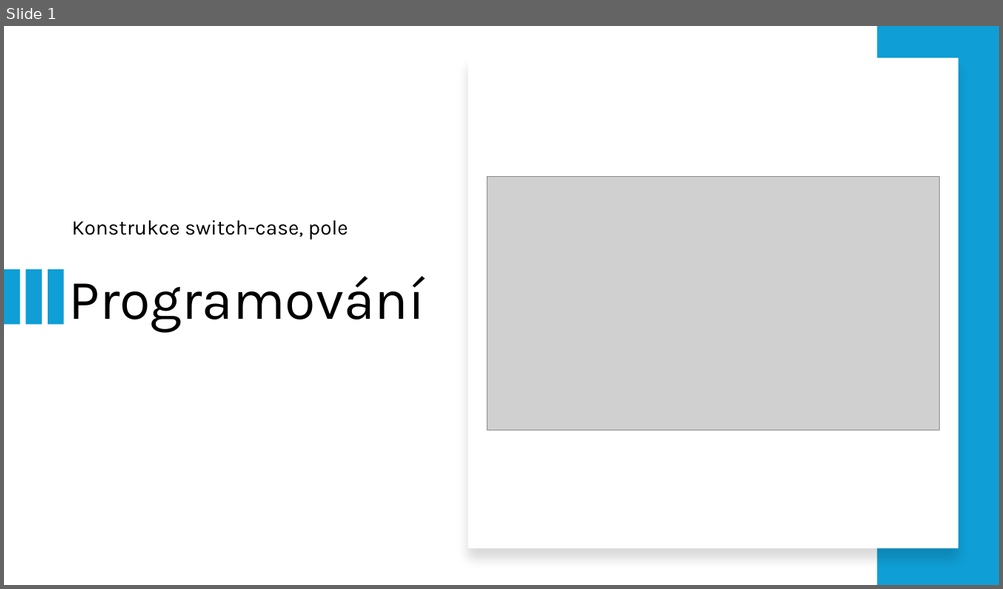
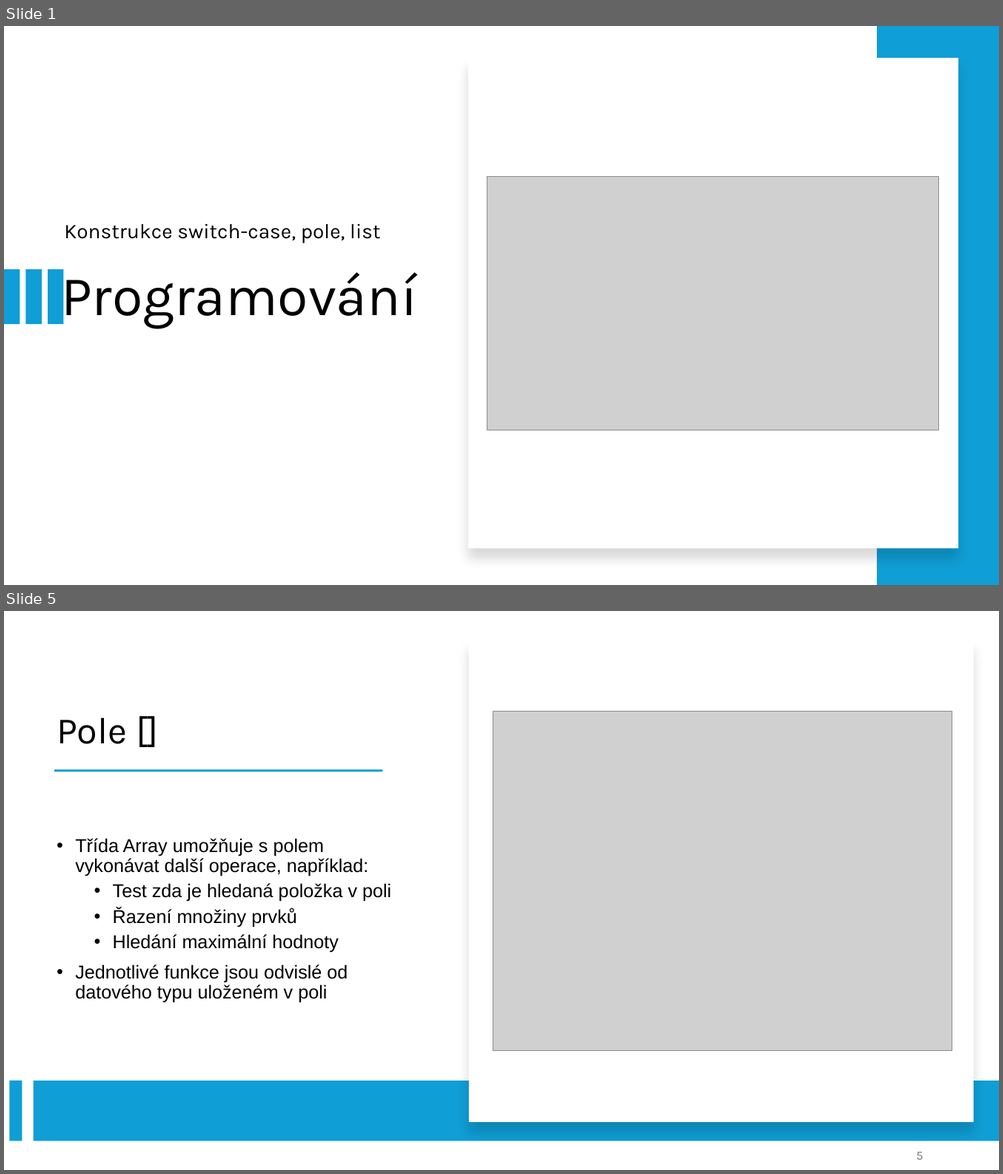
Before and after one commit to dawissl/hradebni, a slide deck: Prezentace/1. ročník/PGM_07_pole_switch_case.pptx. Shown one above the other, each under a label of ours: slide 1 before the commit, slides 1 and 5 after it; the slides between them are not shown. The pictures are 1003x589 and 1003x1174 pixels, drawn with LibreOffice and Linux fonts; fonts in the diff are those of the drawing; grey boxes stand for pictures. Boxes give left, top, right and bottom in pixels: in the first picture for what was removed or moved away, otherwise in the second. Text is boxed around its words. In the diff, an @@ line names an element or a change of style, - is before the commit and + after.

```diff
--- a/Prezentace/1. ročník/PGM_07_pole_switch_case.pptx
+++ b/Prezentace/1. ročník/PGM_07_pole_switch_case.pptx
@@ slide 5 added at (x1=4, y1=611, x2=999, y2=1170), background #FFFFFF @@
@@ rectangle added at (x1=469, y1=640, x2=973, y2=1123), fill #FFFFFF @@
@@ title added at (x1=57, y1=718, x2=127, y2=744), 36 pt, text #000000 @@
+Pole []
@@ picture added at (x1=492, y1=712, x2=951, y2=1051) @@
@@ rectangle added at (x1=54, y1=770, x2=382, y2=772), fill #0F9ED5 @@
@@ text added at (x1=75, y1=838, x2=391, y2=1003), 18 pt, text #000000 @@
+• Třída Array umožňuje s polem vykonávat další operace, například:
+  • Test zda je hledaná položka v poli
+  • Řazení množiny prvků
+  • Hledání maximální hodnoty
+• Jednotlivé funkce jsou odvislé od datového typu uloženém v poli
@@ rectangle added at (x1=9, y1=1081, x2=22, y2=1142), fill #0F9ED5 @@
@@ rectangle added at (x1=34, y1=1082, x2=999, y2=1142), fill #0F9ED5 @@
@@ page number added at (x1=916, y1=1152, x2=922, y2=1160), 12 pt, text #787878 @@
+5
@@ slide 1 changed as well @@
@@ subtitle at (x1=64, y1=224, x2=380, y2=244): text changed @@
-Konstrukce switch-case, pole
+Konstrukce switch-case, pole, list
@@ title "Programování" rewrapped from (x1=68, y1=276, x2=424, y2=333) to (x1=61, y1=269, x2=417, y2=329) @@
```
Also in this commit, not shown: 5 other slides added, 7 other files.
